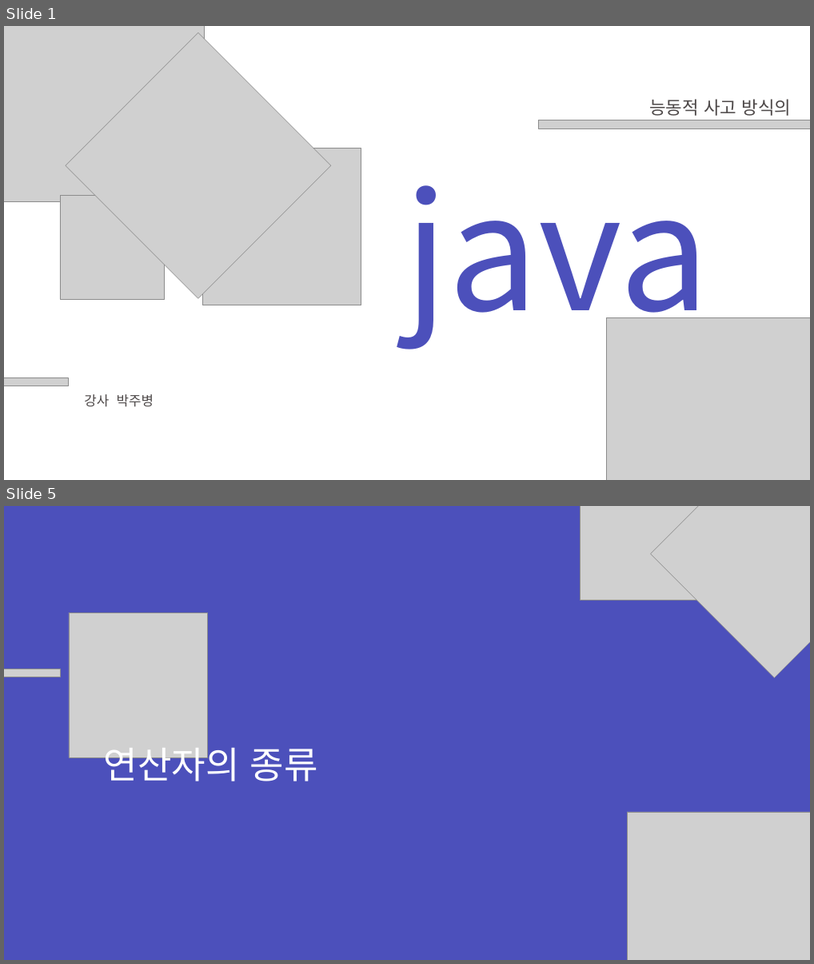
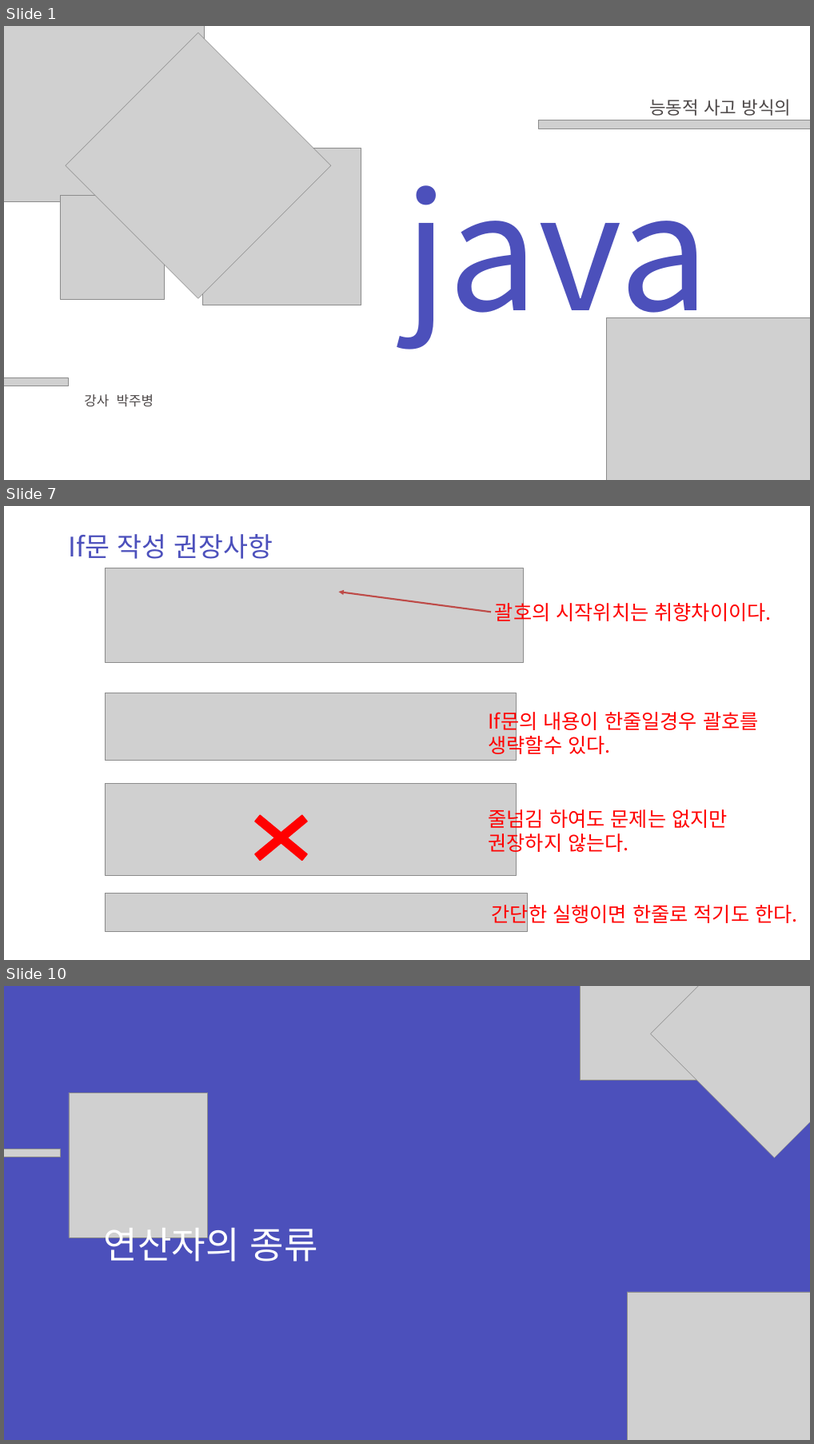
Before and after one commit to zest132/JavaLecture, a slide deck: JavaLecture/LectureFile/java 3강.pptx. Shown one above the other, each under a label of ours: slides 1 and 5 before the commit, slides 1, 7 and 10 after it; the slides between them are not shown. The pictures are 814x964 and 814x1444 pixels, drawn with LibreOffice and Linux fonts; fonts in the diff are those of the drawing; grey boxes stand for pictures. Boxes give left, top, right and bottom in pixels: in the first picture for what was removed or moved away, otherwise in the second. Text is boxed around its words. In the diff, an @@ line names an element or a change of style, - is before the commit and + after.

```diff
--- a/JavaLecture/LectureFile/java 3강.pptx
+++ b/JavaLecture/LectureFile/java 3강.pptx
@@ slide 7 added at box(4, 506, 810, 960), background #FFFFFF @@
@@ text added at box(69, 534, 274, 559), 48 pt, text #4C50BC @@
+If문 작성 권장사항
@@ picture added at box(105, 568, 523, 662) @@
@@ arrow added from (491, 612) to (338, 592), #BF4C48 3 pt @@
@@ text added at box(495, 599, 772, 624), 36 pt, text #FF0000 @@
+괄호의 시작위치는 취향차이이다.
@@ picture added at box(105, 692, 517, 760) @@
@@ text added at box(489, 708, 759, 758), 36 pt, text #FF0000 @@
+If문의 내용이 한줄일경우 괄호를 생략할수 있다.
@@ picture added at box(105, 784, 517, 875) @@
@@ cross added at box(236, 800, 326, 875), fill #FF0000, outline #FF0000 2 pt @@
@@ text added at box(489, 805, 728, 855), 36 pt, text #FF0000 @@
+줄넘김 하여도 문제는 없지만 권장하지 않는다.
@@ picture added at box(105, 893, 527, 931) @@
@@ text added at box(492, 900, 798, 926), 36 pt, text #FF0000 @@
+간단한 실행이면 한줄로 적기도 한다.
@@ what was slide 5 is now slide 10 @@
```
Also in this commit, not shown: 1 slide changed, 6 other slides added, 2 slides removed, 5 other files.
